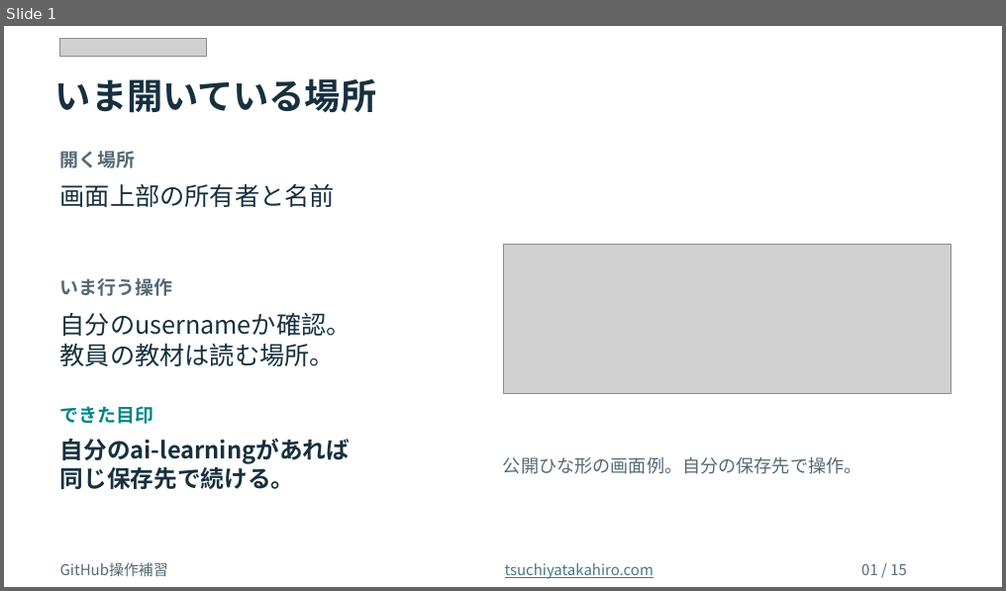
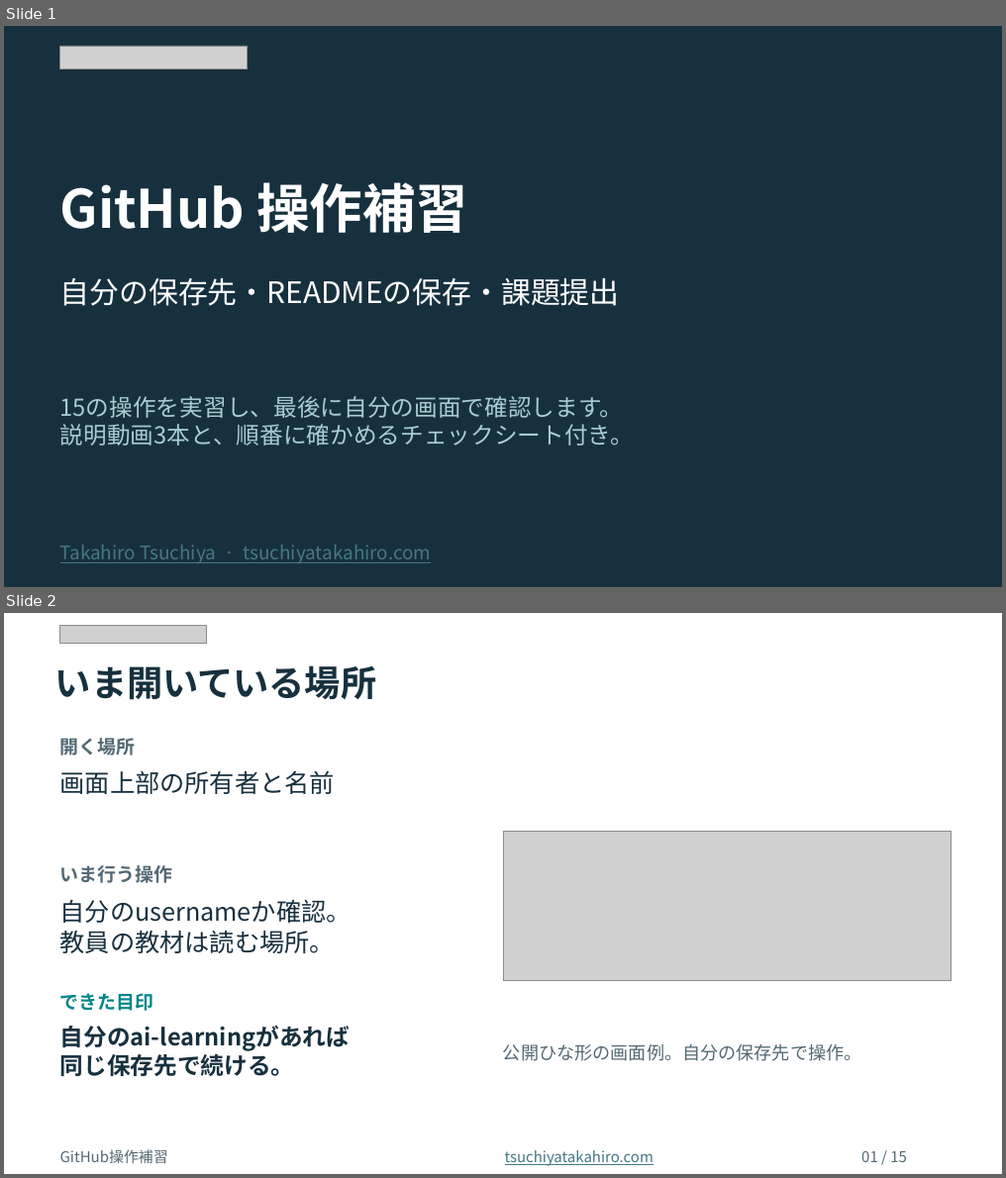
Before and after one commit to tsuchiyatakahirolab/ai-data-literacy, a slide deck: slides/GitHub_Hands_On_JA.pptx. Shown one above the other, each under a label of ours: slide 1 before the commit, slides 1 and 2 after it. The pictures are 1006x591 and 1006x1178 pixels, drawn with LibreOffice and Linux fonts; fonts in the diff are those of the drawing; grey boxes stand for pictures. Boxes give left, top, right and bottom in pixels: in the first picture for what was removed or moved away, otherwise in the second. Text is boxed around its words. In the diff, an @@ line names an element or a change of style, - is before the commit and + after.

```diff
--- a/slides/GitHub_Hands_On_JA.pptx
+++ b/slides/GitHub_Hands_On_JA.pptx
@@ slide 1 added at box(4, 26, 1002, 587), background #17303E @@
@@ picture added at box(60, 46, 248, 69) @@
@@ text added at box(60, 182, 468, 233), 51 pt, text #FFFFFF, bold @@
+GitHub 操作補習
@@ text added at box(60, 278, 620, 306), 28.5 pt, text #FFFFFF @@
+自分の保存先・READMEの保存・課題提出
@@ text added at box(60, 396, 634, 446), 22.5 pt, text #A6CED0 @@
+15の操作を実習し、最後に自分の画面で確認します。
+説明動画3本と、順番に確かめるチェックシート付き。
@@ text added at box(60, 545, 432, 564), 18 pt, text #467886, underline @@
+Takahiro Tsuchiya · tsuchiyatakahiro.com
@@ what was slide 1 is now slide 2 @@
```
Also in this commit, not shown: 2 other slides added, 24 other files.
